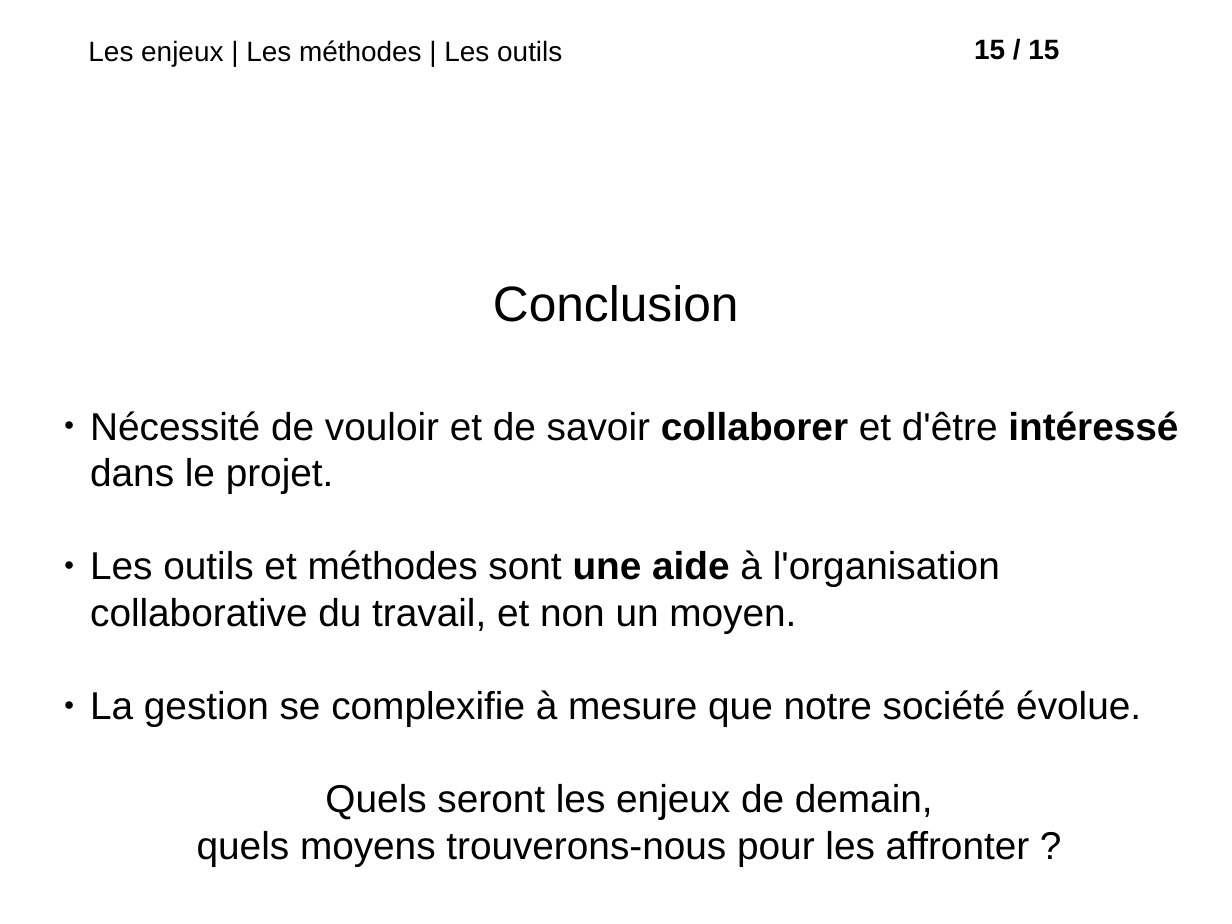
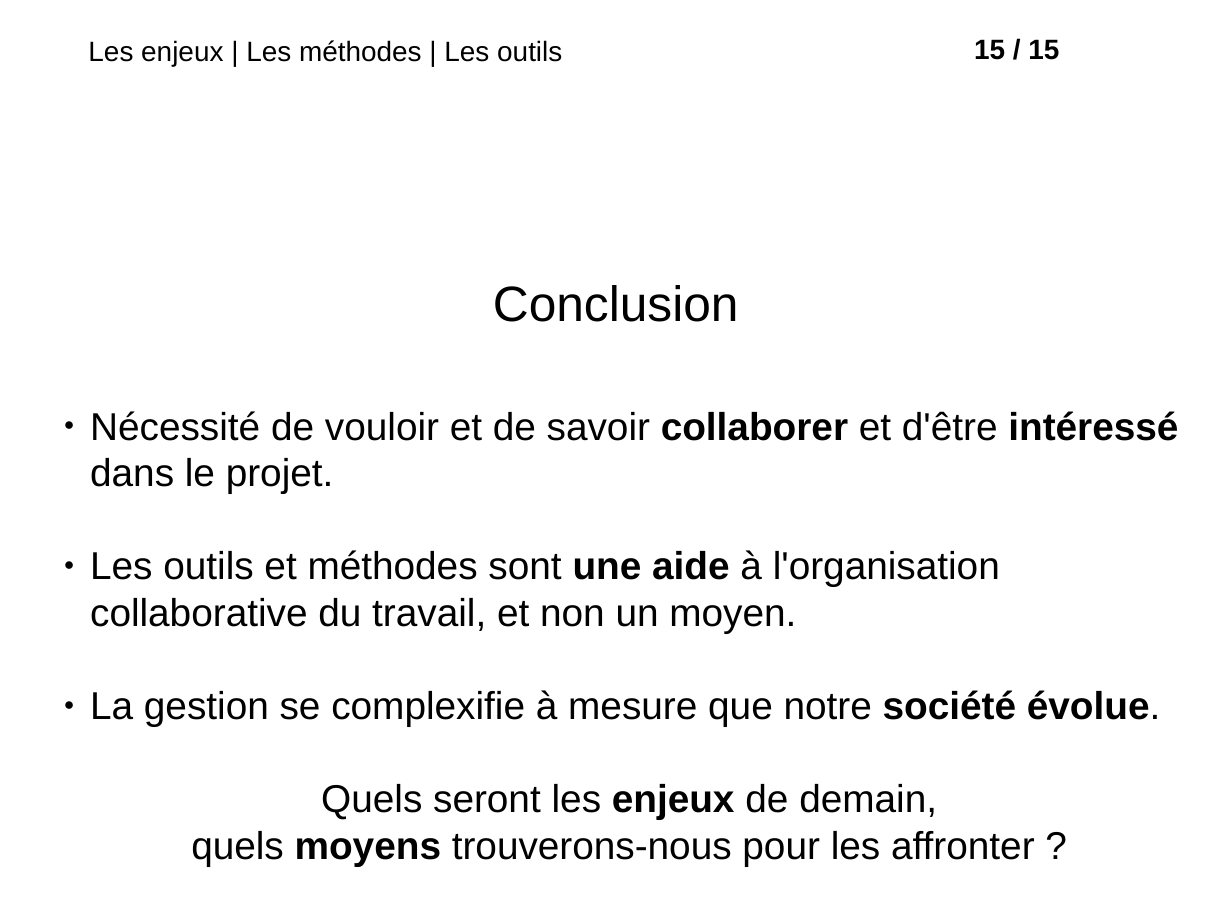
Before and after one commit to roipoussiere/organisation-collaborative-du-travail, a slide deck: slide 16 of organisation_collaborative_du_travail.odp. Drawn at 1232x924 pixels with LibreOffice and Linux fonts; fonts in the diff are those of the drawing; background and template pictures are left out. Boxes give left, top, right and bottom in pixels: in the first picture for what was removed or moved away, otherwise in the second. Text is boxed around its words. In the diff, an @@ line names an element or a change of style, - is before the commit and + after.

```diff
--- a/organisation_collaborative_du_travail.odp
+++ b/organisation_collaborative_du_travail.odp
@@ text at (x1=90, y1=690, x2=1160, y2=866): bold on in "société évolue.", "enjeux", "moyens" @@
```
Also in this commit, not shown: 7 other slides changed, 1 slide added, 1 slide removed, 25 other files.
